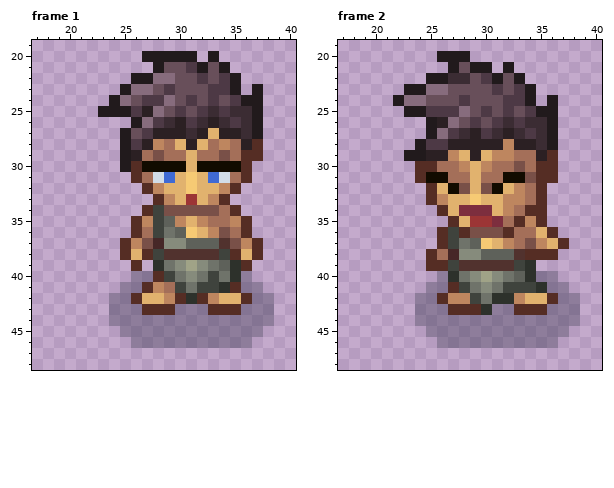
One commit to this pixel-art file: Assets/Imported/Swordsmen/asperite_no_sword/Swordsman_lvl1_Hurt/Swordsman_lvl1_Hurt_front.aseprite. This is how it looked before the edit.
64x64 pixels, 5 frames. Colours within 5 levels of each other are drawn and written as one. Shown: frame 1: x 17..40, y 19..48; frame 2: x 17..40, y 19..48. The commit also changed other frames, which this record leaves out.
After:
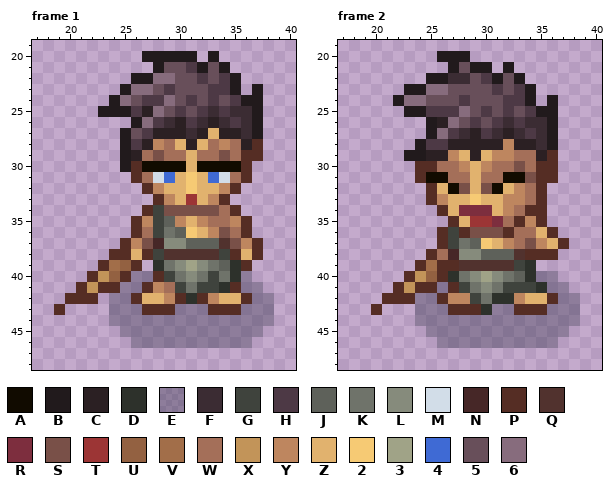
Palette (. is transparent): A #110b00  B #211a1c  C #2b2023  D #2d312b  E #28293f59  F #3b2c33  G #3f433d  H #4d3945  J #5e615a  K #6f736a  L #868b7c  M #d2dde8  N #462727  P #552d24  Q #51322e  R #7d2e3e  S #795048  T #9c3535  U #936141  V #a26e49  W #a46f59  X #c29459  Y #be865f  Z #e1b26e  2 #f6ca74  3 #a0a387  4 #3f6ad4  5 #684f5a  6 #876c7d
Change:
layer "sword" now shown
Changed rows in their new state; - is an unchanged pixel.
Frame 1, layer "sword":
first column x 19:
38 -----P-
39 ----PVU
40 ---PXUP
41 --PXPP-
42 -PPP---
43 P------
Frame 2, layer "sword":
first column x 20:
39 ----PV-P
40 ---PXUP-
41 --PXPP--
42 -PPP----
43 P-------
Where, in picture pixels (left, top, right, bottom), the same in both pictures:
added: (54, 249, 131, 315)
changed: (371, 260, 459, 315)
